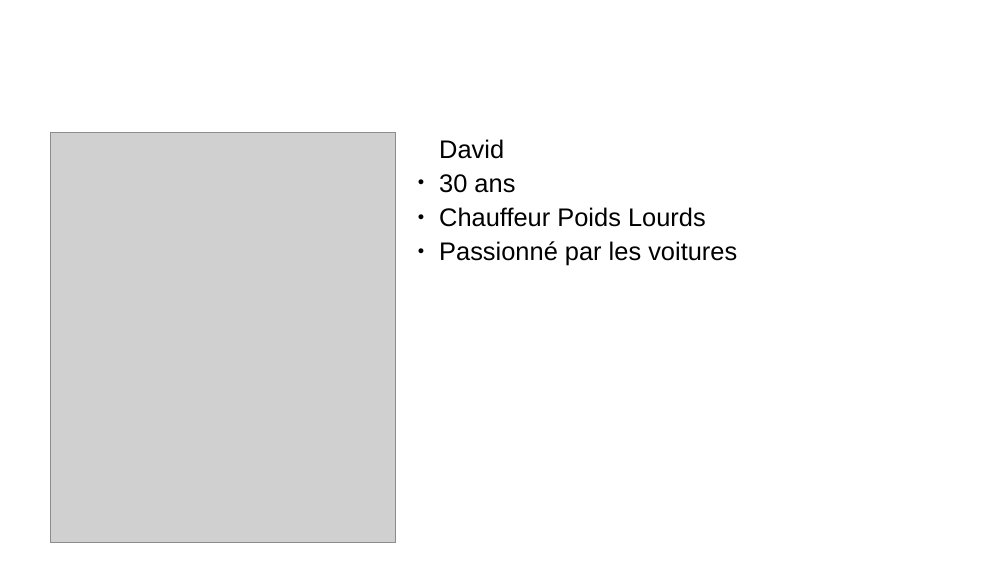
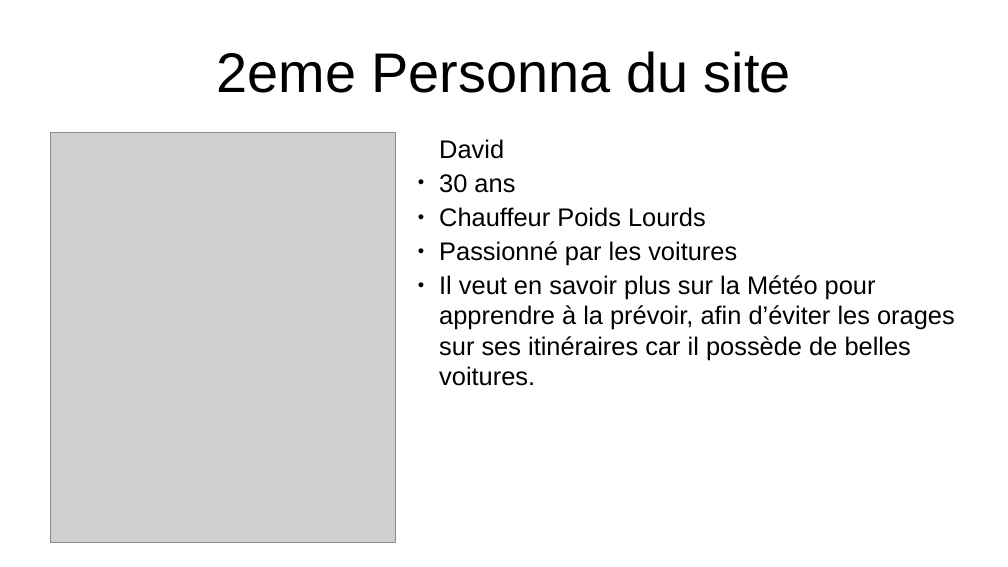
Before and after one commit to Max50603/PROJET--FINAL, a slide deck: slide 8 of PROJET/PROJET FINALE POWERPOINT.odp. Drawn at 1008x567 pixels with LibreOffice and Linux fonts; fonts in the diff are those of the drawing; grey boxes stand for pictures. Boxes give left, top, right and bottom in pixels: in the first picture for what was removed or moved away, otherwise in the second. Text is boxed around its words. In the diff, an @@ line names an element or a change of style, - is before the commit and + after.

```diff
--- a/PROJET/PROJET FINALE POWERPOINT.odp
+++ b/PROJET/PROJET FINALE POWERPOINT.odp
@@ title added at (216, 51, 791, 93), 44 pt, text #000000 @@
+2eme Personna du site
@@ text at (439, 275, 955, 386): paragraph added @@
+                ● Il veut en savoir plus sur la Météo pour apprendre à la prévoir, afin d’éviter les orages sur ses itinéraires car il possède de belles voitures.
```
Also in this commit, not shown: 2 other slides changed, 3 slides added, 3 slides removed, 10 other files.
